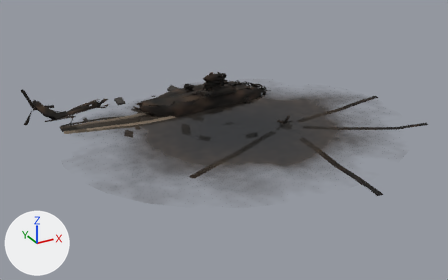
The glTF model game/models/biome/b11_wreck_heli.glb: old version first, new version second.
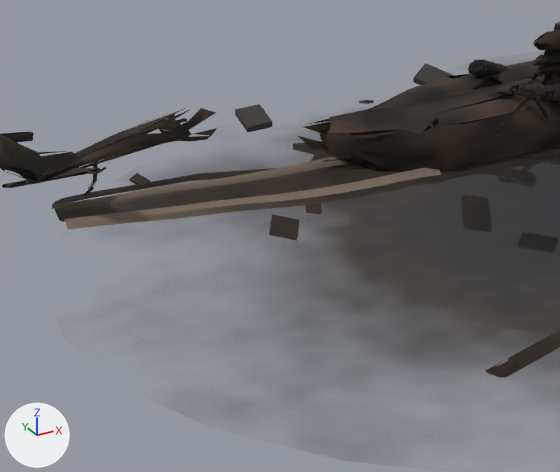
Each version appears first whole from a 50 mm lens placed at (-0.748, -1.276, 0.627), pointed at (-0.055, -0.014, -0.004), and next in a close-up on the part from 10% to 47% of the width and 24% to 74% of the height. Lighting does not change. The marker at lower left points along +X, +Y and +Z. The first two pictures are the older version.

Objects in the first close-up: 'Cube', 'blade4', 'boom', 'cabin', 'furrow', 'scorch' and 6 more.
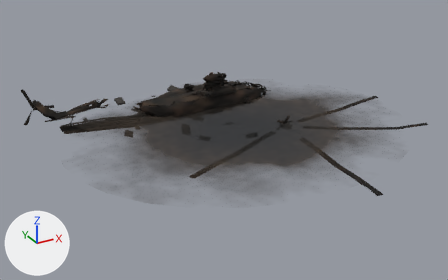
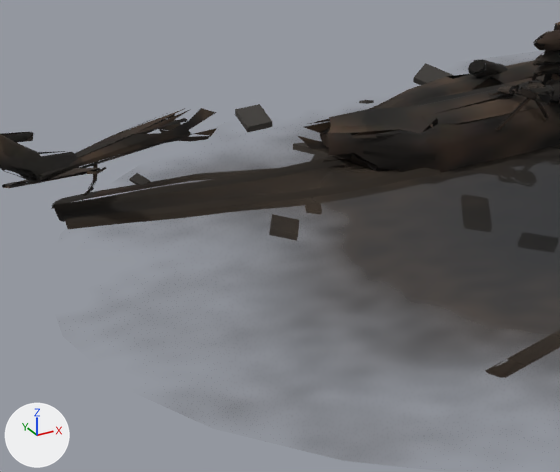
Changed parts and their boxes [x1, y1, x2, y2] in the close-ups (560 x 472 px):
'furrow', recoloured (darker)
    both: [51, 153, 441, 229]

What changed in the scene script:
```text
Change mat_furrow:
    add n3 = _N.new('ShaderNodeMix'); n3.name = 'Mix'
    add n3.data_type = 'RGBA'
    add n3.blend_type = 'MULTIPLY'
    add n3.inputs[0].default_value = 1.0  # 'Factor'
    add n3.inputs[7].default_value = (0.1, 0.08, 0.06, 1.0)  # 'B', brown #595045
    where n2 = _N.new('ShaderNodeVertexColor'); n2.name = 'Color Attribute'
    where n0 = _N.new('ShaderNodeBsdfPrincipled'); n0.name = 'Principled BSDF'
    remove _L.new(n2.outputs[0], n0.inputs[0])  # 'Color' to 'Base Color'
    add _L.new(n3.outputs[2], n0.inputs[0])  # 'Result' to 'Base Color'
    add _L.new(n2.outputs[0], n3.inputs[6])  # 'Color' to 'A'
```
